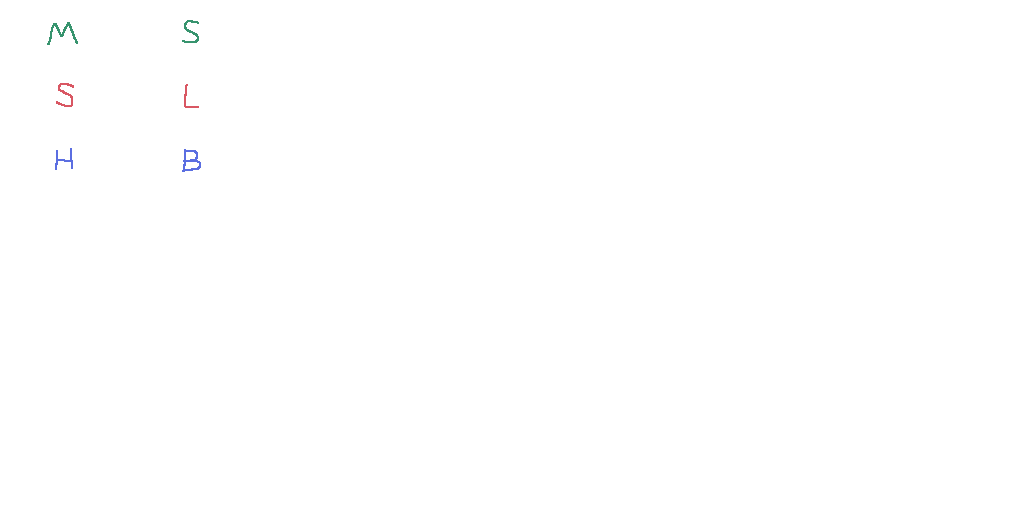
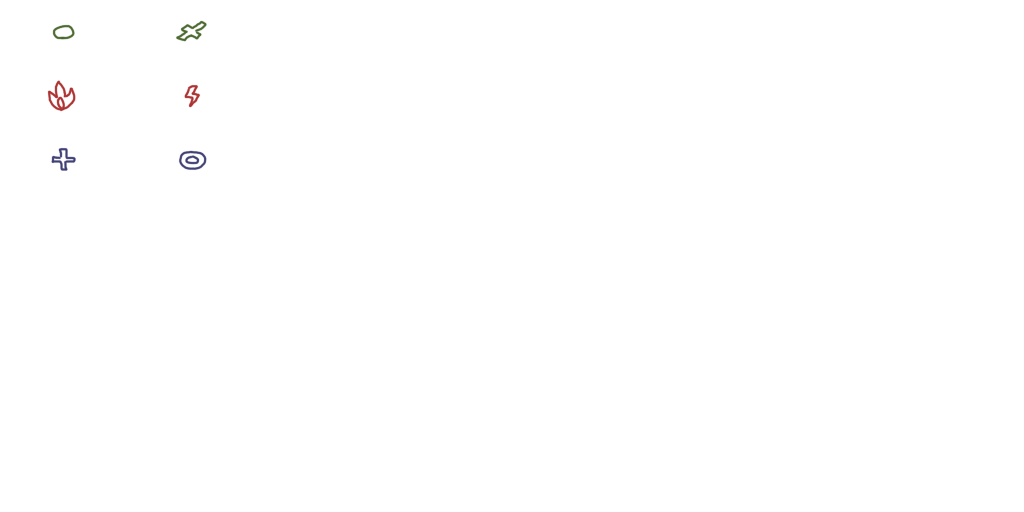
Layers edited between the first and the second 1024×512 image:
painted on "Paint Layer 1" over [47, 20, 207, 172]
